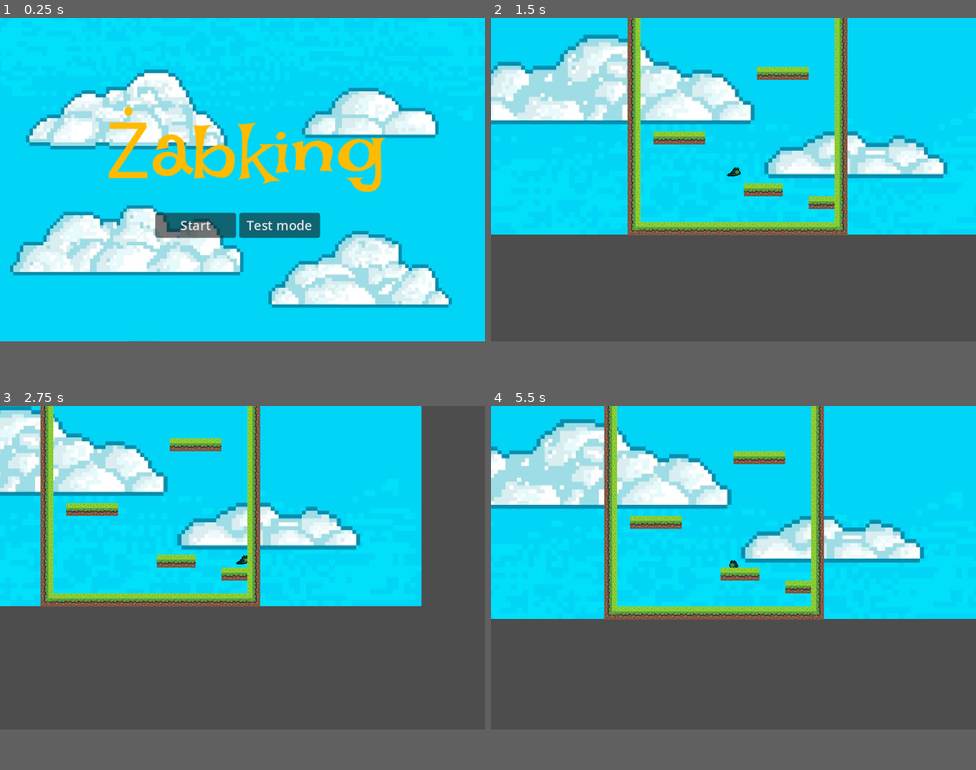
Above: before the commit, frames 1-4 (two rows, left to right).
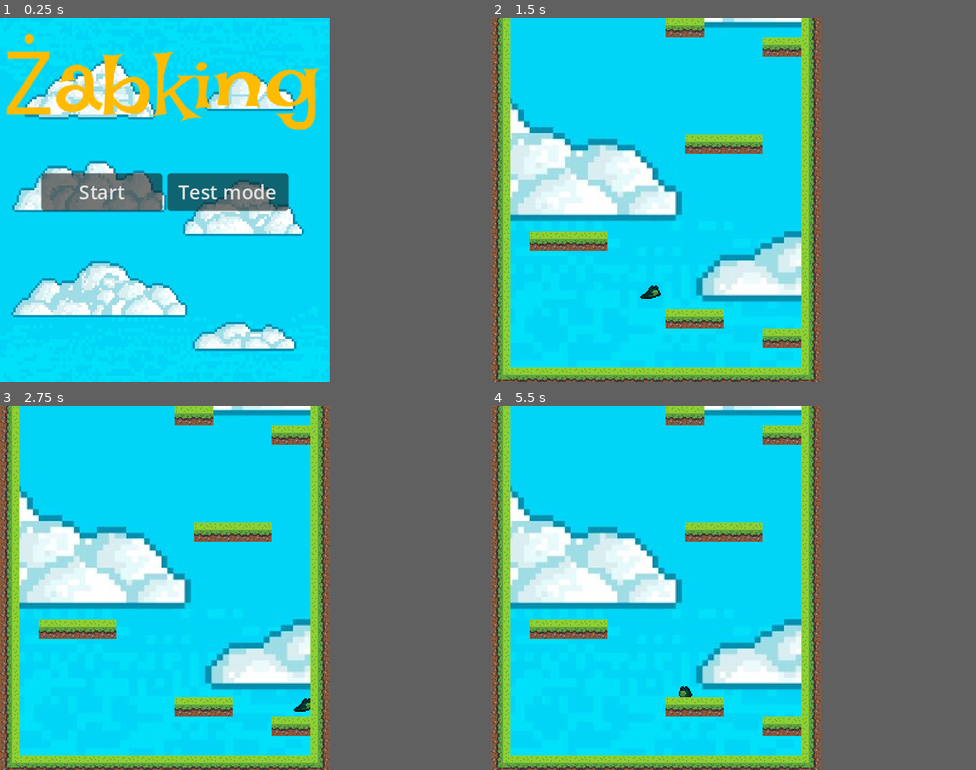
Above: after the commit, the same moments.

Repository: Szymii/GGame
Game: Godot game, scene res://scene/menu.tscn
The game is run twice, just before and just after one commit, with the same random seed, the same clock (stepped at 60 frames per second) and the same inputs.
Inputs:
- Up to frame 1 (0.25 s): no input
- Up to frame 2 (1.5 s): click "Test mode" at 0.5 s; tap Enter at 1.25 s; hold D (right) from 1.28 s (still down); hold Space (jump) from 1.28 s (still down)
- Up to frame 3 (2.75 s): keep holding D (right); release Space (jump) at 2.03 s; tap Space (jump) at 2.1, 2.27, 2.57 s
- Up to frame 4 (5.5 s): release D (right) at 2.78 s; hold A (left) 2.78-3.53 s; hold Space (jump) 2.78-3.53 s; hold D (right) 3.53-5.03 s; tap Space (jump) at 3.6, 3.77, 4.07, 5.1, 5.27 s; hold Space (jump) 4.28-5.03 s; hold A (left) from 5.03 s (still down)
In our replay, the window is 800x533 before the commit and 544x600 after it. These sizes can differ from the game's own. Grey fills any space a smaller window leaves; there, only what the larger window draws over its background counts as a difference.

The runs differ from the first frame. In frame 1, 40% of the frame differs, in the area x 1-94%, y 4-92%; in frame 2, 72%; in frame 3, 63%; in frame 4, 72%, in the area x 0-100%, y 0-100%.

Commit message:
Bouncing off the walls

Diff:
--- a/project.godot
+++ b/project.godot
@@ -20,8 +20,8 @@
 
 [display]
 
-window/size/viewport_width=1200
-window/size/viewport_height=800
+window/size/viewport_width=544
+window/size/viewport_height=600
 window/stretch/aspect="expand"
 window/stretch/scale=2.0
 
--- a/scene/level_0.tscn
+++ b/scene/level_0.tscn
@@ -55,6 +55,7 @@
 size = Vector2(270, 20)
 
 [node name="Level_0" type="Node2D"]
+position = Vector2(-16, -284)
 
 [node name="Background" type="Sprite2D" parent="."]
 position = Vector2(126, -74)
@@ -65,6 +66,11 @@
 position = Vector2(107, 264)
 
 [node name="Camera2D" type="Camera2D" parent="Player"]
+position = Vector2(-1, 0)
+limit_left = 0
+limit_top = -555
+limit_right = 272
+limit_bottom = 0
 
 [node name="TileMap" type="TileMap" parent="."]
 tile_set = SubResource("TileSet_fhwsr")
--- a/scene/menu.tscn
+++ b/scene/menu.tscn
@@ -9,27 +9,30 @@
 anchors_preset = 15
 anchor_right = 1.0
 anchor_bottom = 1.0
+offset_right = -272.0
+offset_bottom = -300.0
 grow_horizontal = 2
 grow_vertical = 2
 script = ExtResource("1_p7fda")
 
 [node name="Sky" type="Sprite2D" parent="."]
 texture_filter = 1
-position = Vector2(300, 302)
-scale = Vector2(0.75, 0.75)
+position = Vector2(136.625, 152.125)
+scale = Vector2(0.330206, 0.367736)
 texture = ExtResource("1_ktq3h")
 
 [node name="Title" type="Sprite2D" parent="."]
-position = Vector2(306, 163)
+position = Vector2(135, 53)
+scale = Vector2(0.754717, 0.754717)
 texture = ExtResource("2_wev3e")
 
 [node name="HBoxContainer" type="HBoxContainer" parent="."]
 custom_minimum_size = Vector2(200, 0)
 layout_mode = 2
-offset_left = 192.0
-offset_top = 241.0
-offset_right = 396.0
-offset_bottom = 272.0
+offset_left = 34.0
+offset_top = 128.0
+offset_right = 238.0
+offset_bottom = 159.0
 size_flags_vertical = 0
 alignment = 1
 
--- a/scripts/composable/jump_king_jump.gd
+++ b/scripts/composable/jump_king_jump.gd
@@ -2,10 +2,12 @@
 
 @export var speed: float = 200
 @export var base_jump_height: float = 10
+@export var max_jump_height: float = 40
 
 var is_jumping: bool = false;
 var jump_direction = 1 # 1 = right, -1 = left
 var jump_height: float = base_jump_height
+var jump_angle = 2
 
 func _enter_tree() -> void:
 	# This component can only be a chld of CharacterBody2D
@@ -16,10 +18,10 @@
 	owner.remove_meta(&"InteractableComponent") # Unregister
 
 func time_to_peak() -> float:
-	return (0.05 * jump_height / 10) + 0.10
+	return (0.05 * jump_height / 5)
 
 func time_to_fall() -> float:
-	return (0.05 * jump_height / 10) + 0.05
+	return (0.05 * jump_height / 4)
 
 func jump_velocity() -> float:
 	return ((2.0 * jump_height) / time_to_peak())
@@ -27,18 +29,23 @@
 func get_gravity() -> float:
 	var _time_to_pick = time_to_peak()
 	var _time_to_fall = time_to_fall()
+
 	if owner.velocity.y < 0:
 		return ((2.0 * jump_height) / (_time_to_pick * _time_to_pick * 2))
 	else:
-		return ((2.0 * jump_height) / (_time_to_fall * _time_to_fall * 2))
+		return ((2.0 * jump_height) / (_time_to_fall * _time_to_fall))
 
 func jump() -> void:
-	if Input.is_action_pressed("jump") and jump_height < 100:
-		jump_height += 1
+	if Input.is_action_pressed("jump") and jump_height < max_jump_height:
+		# 3 sec is max jump loading time
+		jump_height += (max_jump_height - base_jump_height) / 90
 
 	if Input.is_action_just_released("jump"):
 		is_jumping = true
 		owner.velocity.y = -jump_velocity()
+
+func move() -> void:
+	owner.velocity.x = clamp(Input.get_axis("left", "right") * 100, -1.0, 1.0) * speed
 
 func set_jump_direction() -> void:
 		if Input.is_action_just_pressed("left"):
@@ -46,23 +53,29 @@
 		elif Input.is_action_just_pressed("right"):
 			jump_direction = 1
 
+func bounce_off_wall() -> void:
+	if owner.is_on_wall():
+		jump_direction = jump_direction * - 1
+
+func reset_jump() -> void:
+	is_jumping = false
+	jump_height = base_jump_height
+
 func _physics_process(delta) -> void:
 	if owner.is_on_floor():
-		# reset jump
+
 		if is_jumping:
-			is_jumping = false
-			jump_height = base_jump_height
+			reset_jump()
 
-		# move left or right
-		owner.velocity.x = clamp(Input.get_axis("left", "right") * 100, -1.0, 1.0) * speed
-
+		move()
 		set_jump_direction()
 		jump()
 
 	else:
 		owner.velocity.y += get_gravity() * delta
 		if is_jumping:
-			owner.velocity.x = jump_direction * speed / 1.5
+			bounce_off_wall()
+			owner.velocity.x = jump_direction * speed / jump_angle
 		else:
 			# fall off the edge (slight controll)
 			owner.velocity.x = clamp(Input.get_axis("left", "right") * 100, -1.0, 1.0) * speed / 4
--- a/scripts/player.gd
+++ b/scripts/player.gd
@@ -8,8 +8,8 @@
 @onready var free_jump = $FreeJump
 @onready var jump_king_jump = $JumpKingJump
 
-
 func paly_animation():
+	direction = Input.get_axis("left", "right")
 	if direction != 0 and is_on_floor():
 		animation_player.play("move")
 		return
@@ -28,9 +28,8 @@
 		remove_child(jump_king_jump)
 
 func _physics_process(_delta):
-	direction = Input.get_axis("left", "right")
-
-	if direction != 0:
-		sprite.flip_h = (direction == - 1)
+	if velocity.x != 0:
+		print(velocity.x < 0)
+		sprite.flip_h = (velocity.x < 0)
 
 	paly_animation()
